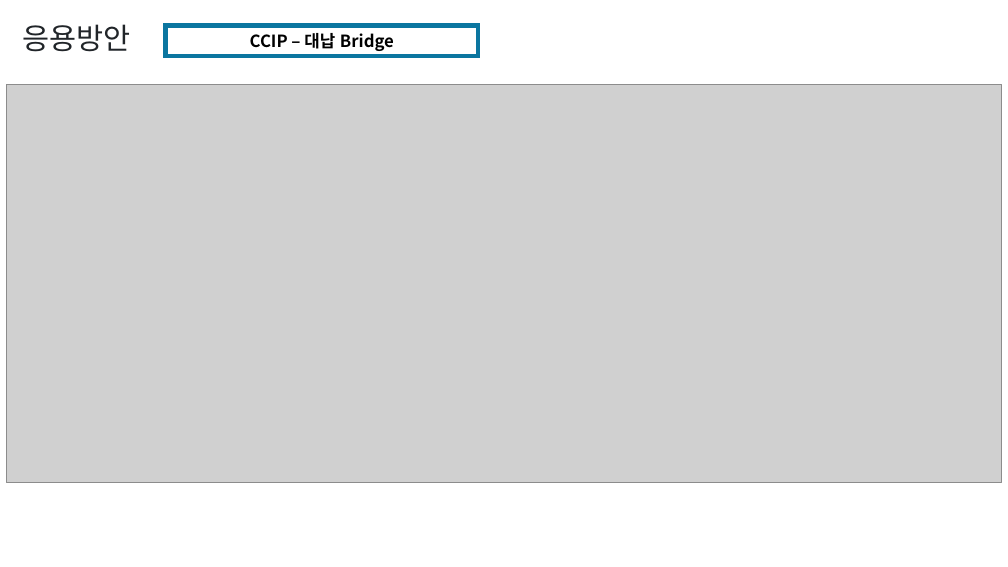
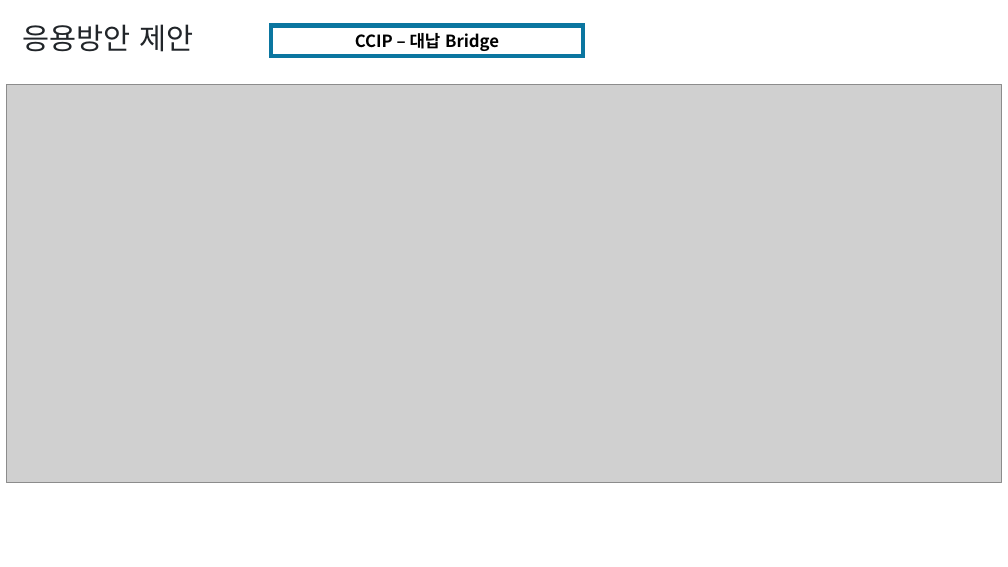
Before and after one commit to yyyljy/erc4337_alchemybundler, a slide deck: slide 16 of ERC4337.pptx. Drawn at 1008x567 pixels with LibreOffice and Linux fonts; fonts in the diff are those of the drawing; grey boxes stand for pictures. Boxes give left, top, right and bottom in pixels: in the first picture for what was removed or moved away, otherwise in the second. Text is boxed around its words. In the diff, an @@ line names an element or a change of style, - is before the commit and + after.

```diff
--- a/ERC4337.pptx
+++ b/ERC4337.pptx
@@ text at (23,24,193,52): text changed @@
-응용방안
+응용방안 제안
@@ rectangle "CCIP – 대납 Bridge": place and size @@
-rectangle "CCIP – 대납 Bridge" at (166,26,478,56)
+rectangle "CCIP – 대납 Bridge" at (271,26,583,56)
```
Also in this commit, not shown: 1 other slide changed, 1 other file.
